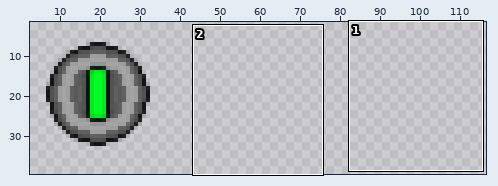
One commit to this sprite sheet: FlyatronContent/mine/core.png. Above: a wide view before the commit, with the close-up outlined.
Close-up. Before the commit:
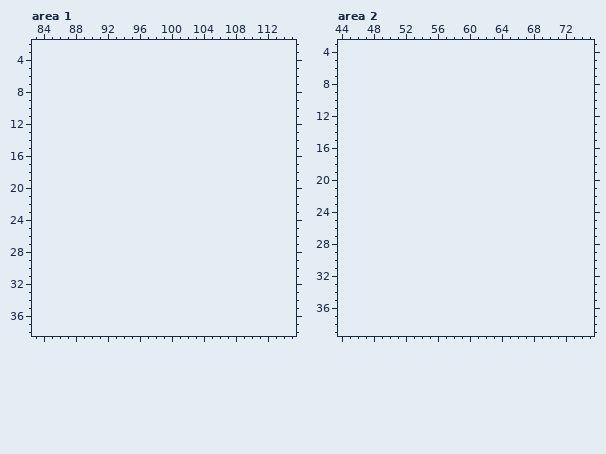
The file is 40x40 pixels. Pixels under 10% opacity are left out. Colours within 5 levels of each other are drawn and written as one. Shown: area 1: x 83..115, y 2..38; area 2: x 44..75, y 3..39. The old version is drawn lined up with the new one, on the new canvas. The wide view leaves out empty margins.
Now the later version:
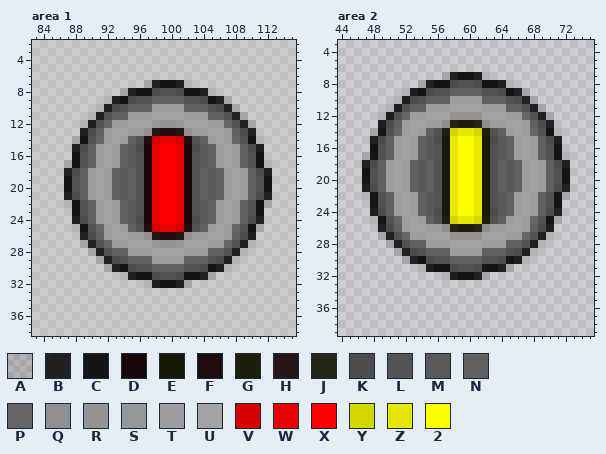
Palette (. is transparent): A #00000020  B #060606dd  C #070707ed  D #180606  E #181806  F #1e0b0b  G #1e1e0b  H #251515  J #252515  K #4d4d4d  L #535353  M #595959  N #606060  P #666666  Q #8e8f8e  R #979296  S #939898  T #9e9e9e  U #a4a4a4  V #d50000  W #e80000  X #ff0000  Y #d5d500  Z #e8e700  2 #ffff00
The edit:
canvas 40x40 -> 120x40
Area 1:
y 7: x 97..102 ...... -> ABCCBA
y 8: x 94..105 ............ -> ABCCKLLKCCBA
y 9: x 92..107 ................ -> ABCKLLNNNNLLKCBA
y 10: x 91..108 .................. -> ABKLNNNTTTTNNNLKBA
y 11: x 90..109 .................... -> ABLNNTTTUUUUTTTNNLBA
y 12: x 89..110 ...................... -> ABLPTTUUUSRRSUUUTTPLBA
y 13: x 89..110 ...................... -> BKNTUUTTQHFFHQTTUUTNKB
y 14: x 88..111 ........................ -> ACLPTUTNLFVWWVFLNTUTPLCA
y 15: x 88..111 ........................ -> BKNTUTNMKDWXXWDKMNTUTNKB
y 16: x 88..111 ........................ -> CLNTUTNMLDWXXWDLMNTUTNLC
y 17: x 87..112 .......................... -> ACLNTUTNMLDWXXWDLMNTUTNLCA
y 18: x 87..112 .......................... -> BKNTUTNMNLDWXXWDLNMNTUTNKB
y 19..20: x 87..112 .......................... -> CLNTUTNMNLDWXXWDLNMNTUTNLC
y 21: x 87..112 .......................... -> BKNTUTNMNLDWXXWDLNMNTUTNKB
y 22: x 87..112 .......................... -> ACLNTUTNMLDWXXWDLMNTUTNLCA
y 23: x 88..111 ........................ -> CLNTUTNMLDWXXWDLMNTUTNLC
y 24: x 88..111 ........................ -> BKNTUTNMKDWXXWDKMNTUTNKB
y 25: x 88..111 ........................ -> ACLPTUTNLFVWWVFLNTUTPLCA
y 26: x 89..110 ...................... -> BKNTUUTTQHFFHQTTUUTNKB
y 27: x 89..110 ...................... -> ABLPTTUUUSRRSUUUTTPLBA
y 28: x 90..109 .................... -> ABLNNTTTUUUUTTTNNLBA
y 29: x 91..108 .................. -> ABKLNNNTTTTNNNLKBA
y 30: x 92..107 ................ -> ABCKLLNNNNLLKCBA
y 31: x 94..105 ............ -> ABCCKLLKCCBA
y 32: x 97..102 ...... -> ABCCBA
Area 2:
y 7: x 57..62 ...... -> ABCCBA
y 8: x 54..65 ............ -> ABCCKLLKCCBA
y 9: x 52..67 ................ -> ABCKLLNNNNLLKCBA
y 10: x 51..68 .................. -> ABKLNNNTTTTNNNLKBA
y 11: x 50..69 .................... -> ABLNNTTTUUUUTTTNNLBA
y 12: x 49..70 ...................... -> ABLPTTUUURRRRUUUTTPLBA
y 13: x 49..70 ...................... -> BKNTUUTTQJGGJQTTUUTNKB
y 14: x 48..71 ........................ -> ACLPTUTNLGYZZYGLNTUTPLCA
y 15: x 48..71 ........................ -> BKNTUTNMKEZ22ZEKMNTUTNKB
y 16: x 48..71 ........................ -> CLNTUTNMLEZ22ZELMNTUTNLC
y 17: x 47..72 .......................... -> ACLNTUTNMLEZ22ZELMNTUTNLCA
y 18: x 47..72 .......................... -> BKNTUTNMNLEZ22ZELNMNTUTNKB
y 19..20: x 47..72 .......................... -> CLNTUTNMNLEZ22ZELNMNTUTNLC
y 21: x 47..72 .......................... -> BKNTUTNMNLEZ22ZELNMNTUTNKB
y 22: x 47..72 .......................... -> ACLNTUTNMLEZ22ZELMNTUTNLCA
y 23: x 48..71 ........................ -> CLNTUTNMLEZ22ZELMNTUTNLC
y 24: x 48..71 ........................ -> BKNTUTNMKEZ22ZEKMNTUTNKB
y 25: x 48..71 ........................ -> ACLPTUTNLGYZZYGLNTUTPLCA
y 26: x 49..70 ...................... -> BKNTUUTTQJGGJQTTUUTNKB
y 27: x 49..70 ...................... -> ABLPTTUUURRRRUUUTTPLBA
y 28: x 50..69 .................... -> ABLNNTTTUUUUTTTNNLBA
y 29: x 51..68 .................. -> ABKLNNNTTTTNNNLKBA
y 30: x 52..67 ................ -> ABCKLLNNNNLLKCBA
y 31: x 54..65 ............ -> ABCCKLLKCCBA
y 32: x 57..62 ...... -> ABCCBA
